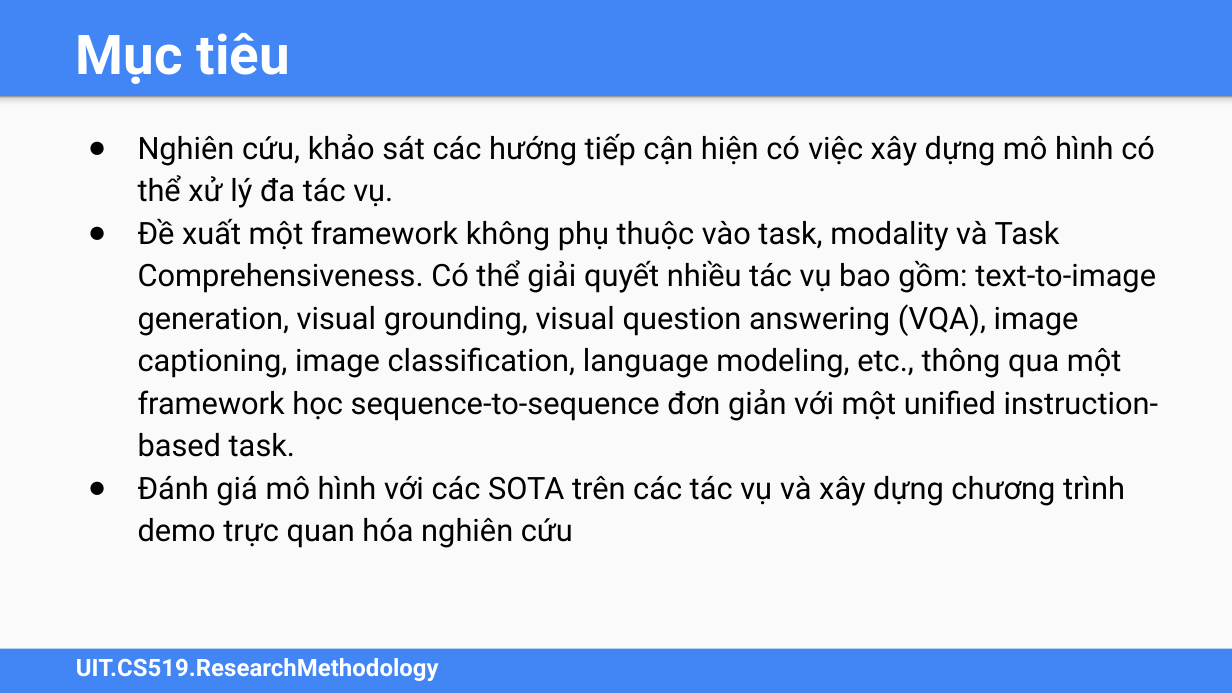
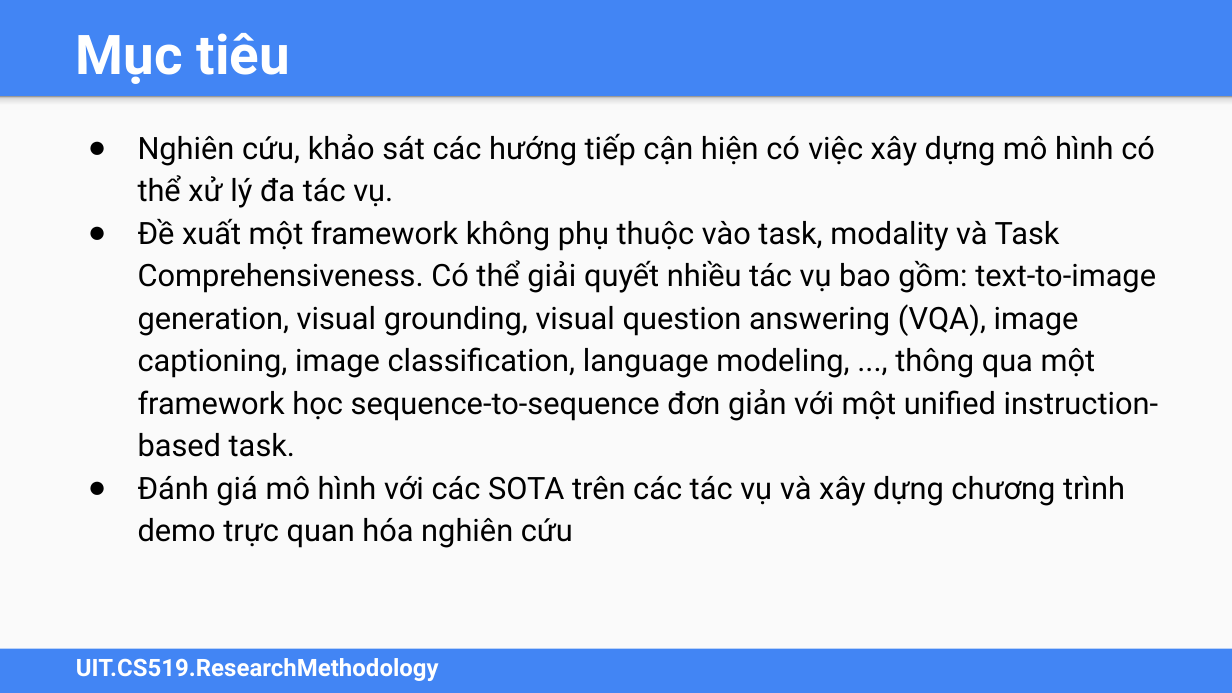
Before and after one commit to duongve13112002/CS519.O11, a slide deck: slide 4 of Đồ án cuối kỳ/OFA Unifying Architectures, Tasks, and Modalities Through a Simple Sequence-to-Sequence Learning Framework_Slide.pptx. Drawn at 1232x693 pixels with LibreOffice and Linux fonts; fonts in the diff are those of the drawing. Boxes give left, top, right and bottom in pixels: in the first picture for what was removed or moved away, otherwise in the second. Text is boxed around its words. In the diff, an @@ line names an element or a change of style, - is before the commit and + after.

```diff
--- a/Đồ án cuối kỳ/OFA Unifying Architectures, Tasks, and Modalities Through a Simple Sequence-to-Sequence Learning Framework_Slide.pptx
+++ b/Đồ án cuối kỳ/OFA Unifying Architectures, Tasks, and Modalities Through a Simple Sequence-to-Sequence Learning Framework_Slide.pptx
@@ text at (x1=138, y1=218, x2=1158, y2=457): text changed @@
-● Đề xuất một framework không phụ thuộc vào task, modality và Task Comprehensiveness. Có thể giải quyết nhiều tác vụ bao gồm: text-to-image generation, visual grounding, visual question answering (VQA), image captioning, image classification, language modeling, etc., thông qua một framework học sequence-to-sequence đơn giản với một unified instruction-based task.
+● Đề xuất một framework không phụ thuộc vào task, modality và Task Comprehensiveness. Có thể giải quyết nhiều tác vụ bao gồm: text-to-image generation, visual grounding, visual question answering (VQA), image captioning, image classification, language modeling, ..., thông qua một framework học sequence-to-sequence đơn giản với một unified instruction-based task.
```
Also in this commit, not shown: 2 other slides changed, 1 other file.
